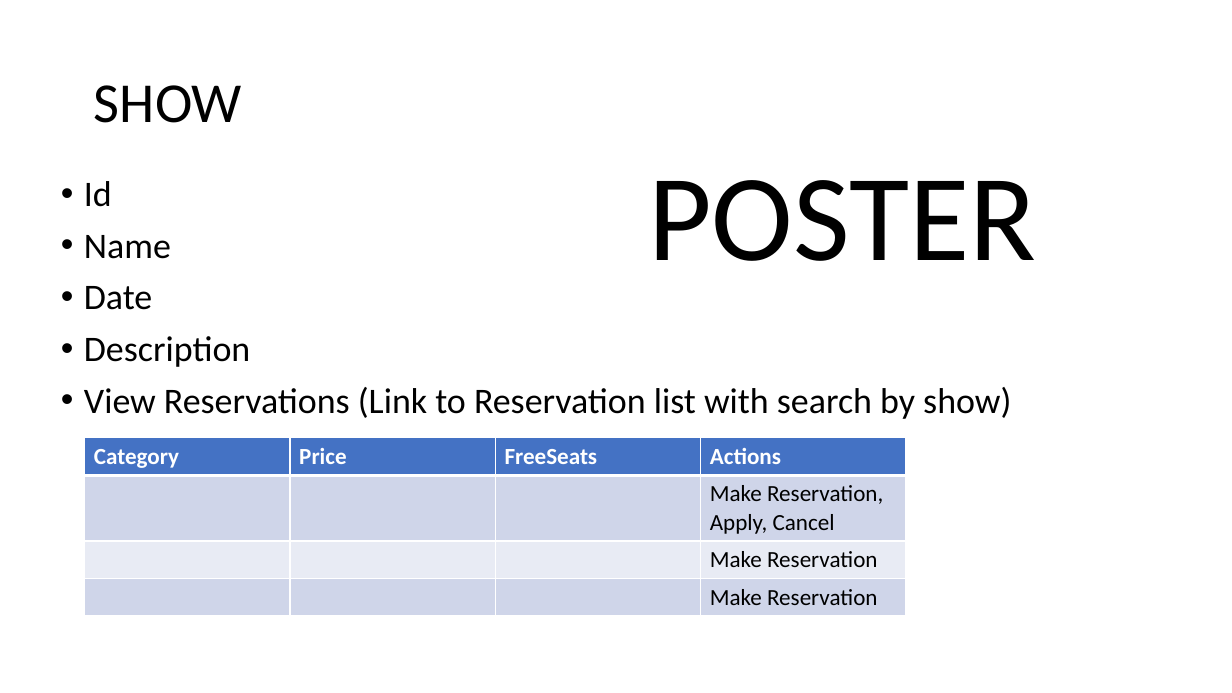
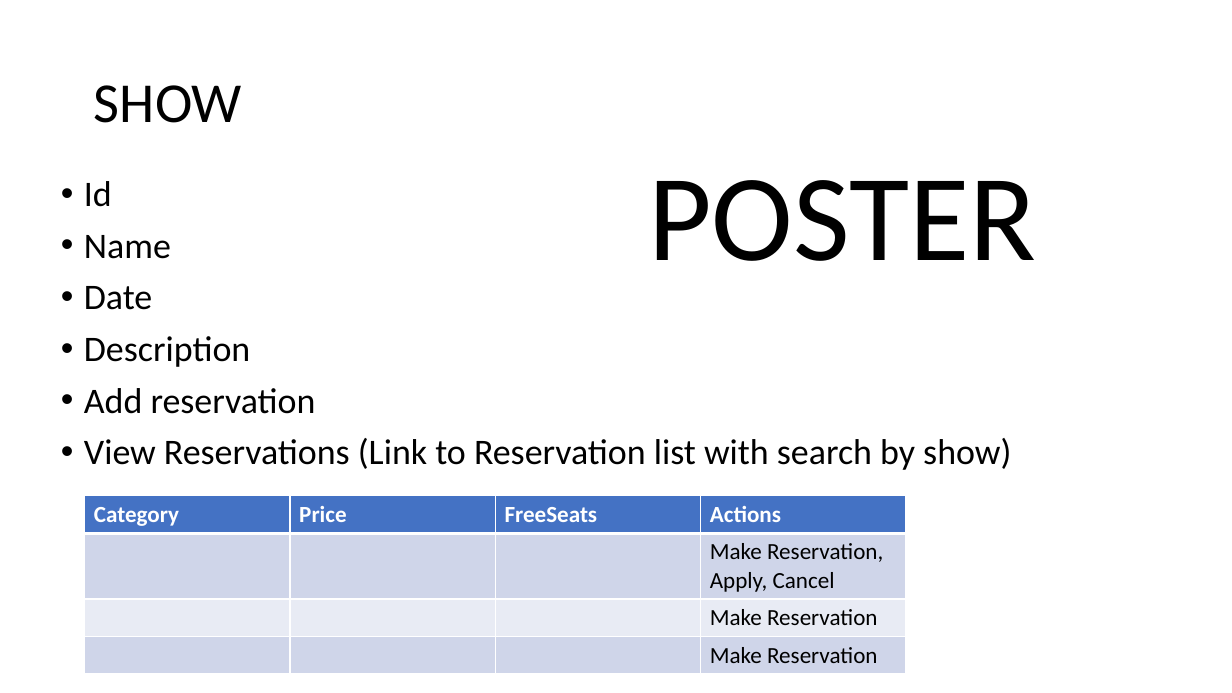
Before and after one commit to Azkron/ReservationManager, a slide deck: slide 2 of SCREENS.pptx. Drawn at 1232x693 pixels with LibreOffice and Linux fonts; fonts in the diff are those of the drawing. Boxes give left, top, right and bottom in pixels: in the first picture for what was removed or moved away, otherwise in the second. Text is boxed around its words. In the diff, an @@ line names an element or a change of style, - is before the commit and + after.

Commit message:
Started show view and updated .pptx

```diff
--- a/SCREENS.pptx
+++ b/SCREENS.pptx
@@ text at <box>84,388,316,414</box>: paragraph added @@
+• Add reservation
@@ table: place and size @@
-table at <box>85,438,906,615</box>
+table at <box>85,496,906,673</box>
```
Also in this commit, not shown: 1 other slide changed, 11 other files.
